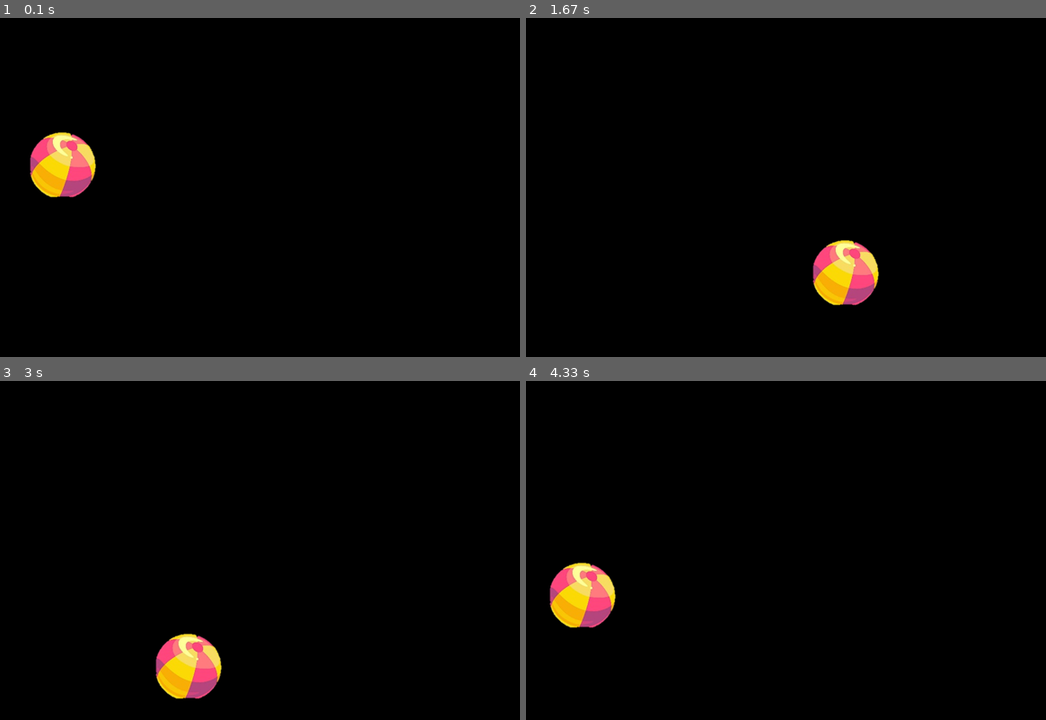
Above: before the commit, frames 1-4 (two rows, left to right).
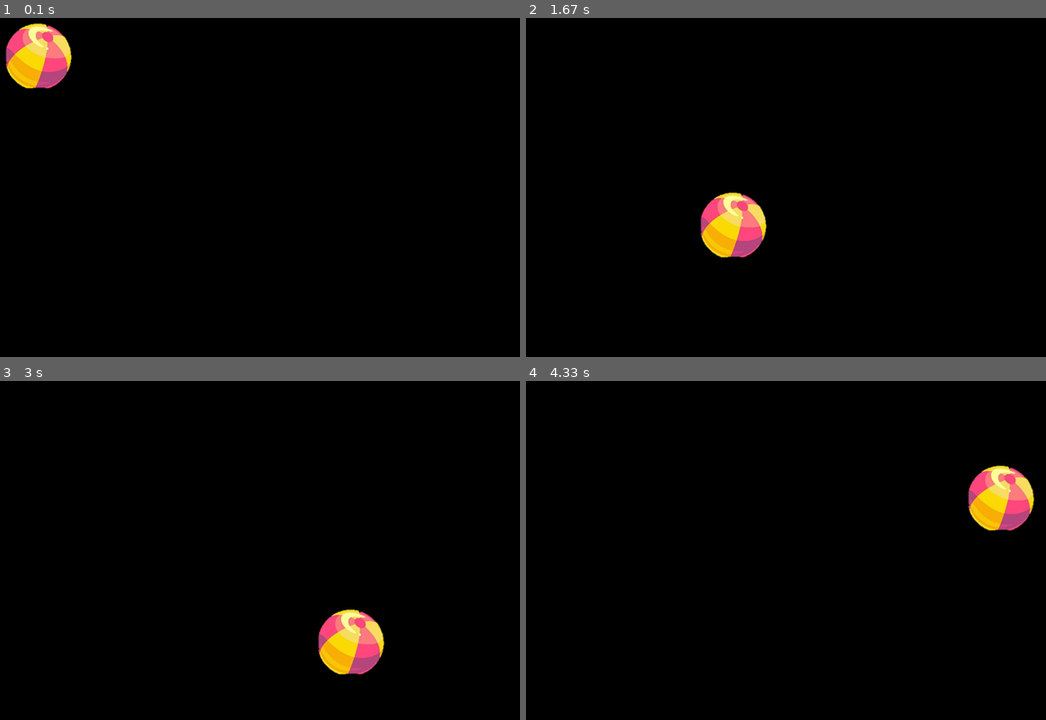
Above: after the commit, the same moments.

Repository: heyjiege/ball_game
Game: pygame game, started from bi_ball_game.py
Two runs of this game, one before a commit and one after it. Both use one fixed random seed, a clock stepped at 60 frames per second and the inputs below.
Inputs:
- Up to frame 1 (0.1 s): no input
- Up to frame 2 (1.67 s): no input
- Up to frame 3 (3 s): no input
- Up to frame 4 (4.33 s): no input

The runs differ from the first frame. In frame 1, 4.0% of the frame differs, in the area x 1-19%, y 1-54%; in frame 2, 4.0%; in frame 3, 4.0%; in frame 4, 4.0%.

Commit message:
dev1.0 去掉sleep， 改用控制帧率控制球速

Diff:
--- a/bi_ball_game.py
+++ b/bi_ball_game.py
@@ -12,6 +12,11 @@
 pygame.display.set_caption("pygame壁球")
 ball = pygame.image.load("image/ball.png")
 ball_rec = ball.get_rect()
+fps = 300
+fclock = pygame.time.Clock()
+
+
+
 
 while True:
     for event in pygame.event.get():
@@ -23,7 +28,8 @@
     if ball_rec.top < 0 or ball_rec.bottom > screen_height:
         speed[1] = -speed[1]
 
-    time.sleep(sleep_time)
+    # time.sleep(sleep_time)
     screen.fill(BLACK)
     screen.blit(ball, ball_rec)
     pygame.display.update()
+    fclock.tick(fps)
